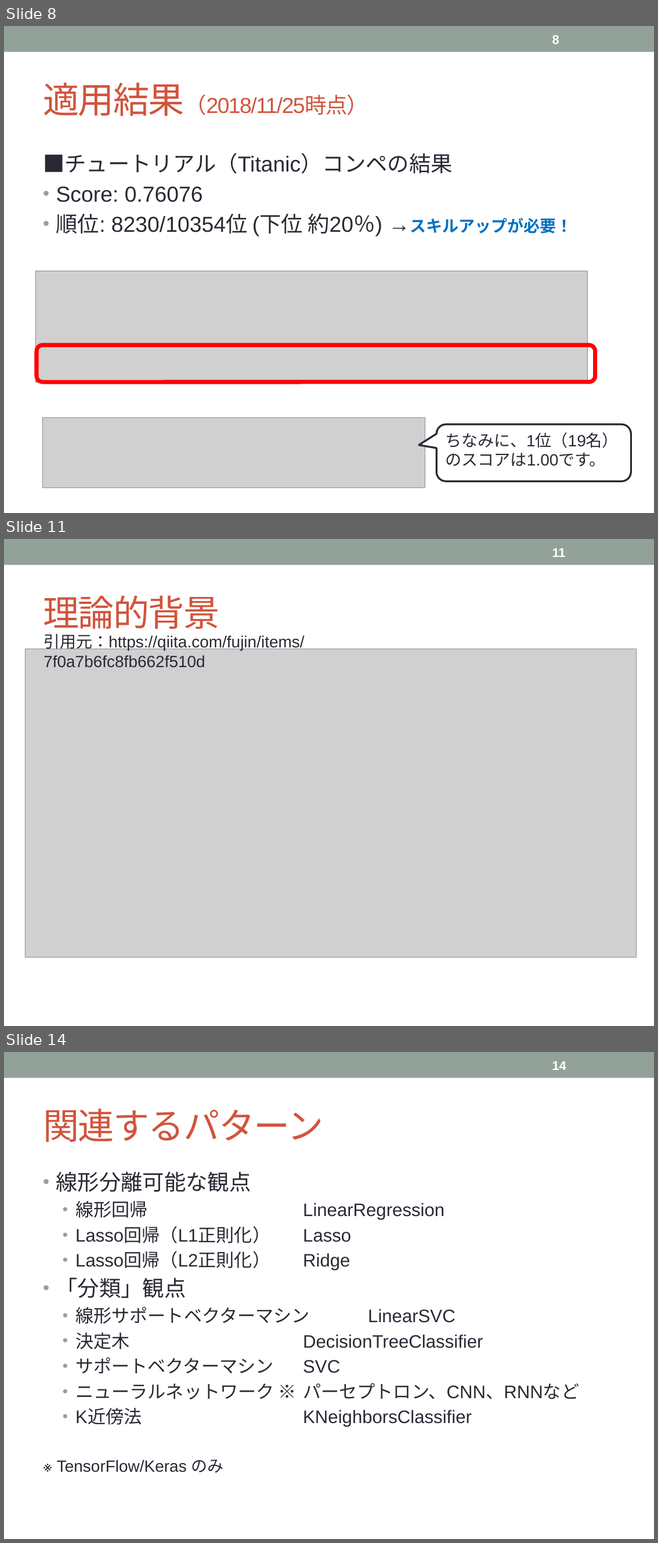
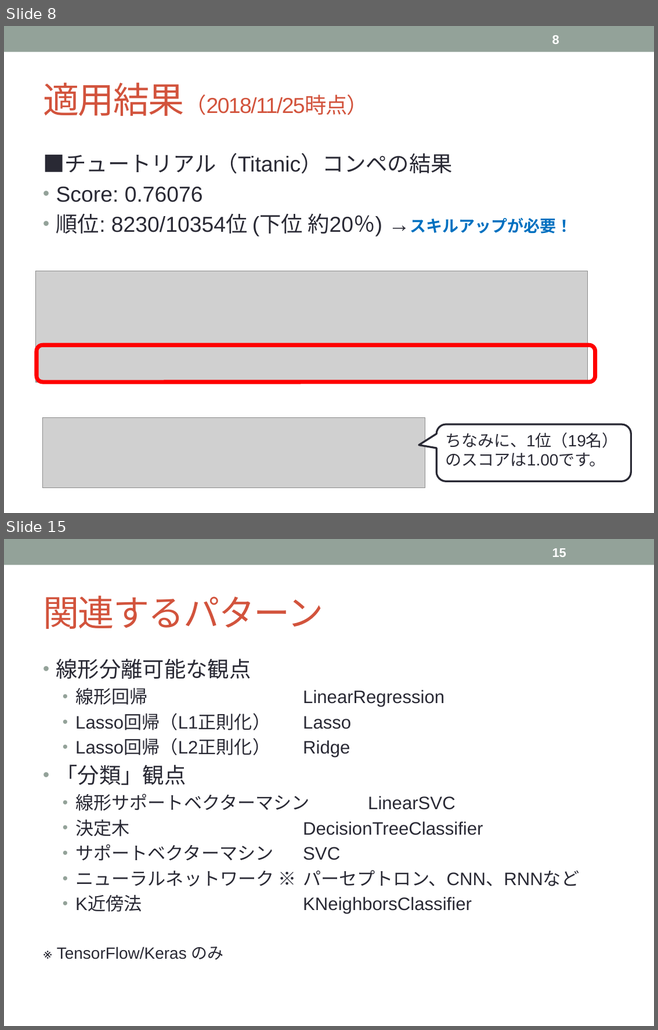
Before and after one commit to tsuchiyatoshio/team, a slide deck: oouchi/1.2_LogisticRegression/1.2_RogisticRegression.pptx. Shown one above the other, each under a label of ours: slides 8, 11 and 14 before the commit, slides 8 and 15 after it; the slides between them are not shown. The pictures are 658x1543 and 658x1030 pixels, drawn with LibreOffice and Linux fonts; fonts in the diff are those of the drawing; grey boxes stand for pictures. Boxes give left, top, right and bottom in pixels: in the first picture for what was removed or moved away, otherwise in the second. Text is boxed around its words. In the diff, an @@ line names an element or a change of style, - is before the commit and + after.

```diff
--- a/oouchi/1.2_LogisticRegression/1.2_RogisticRegression.pptx
+++ b/oouchi/1.2_LogisticRegression/1.2_RogisticRegression.pptx
@@ slide 11 removed at (4,539,654,1026), background #FFFFFF; not listed: 1 template element that a slide beside it also shows @@
@@ page number removed at (552,548,565,557) @@
-11
@@ title removed at (43,595,220,635) @@
-理論的背景
@@ text removed at (43,634,304,668) @@
-引用元：https://qiita.com/fujin/items/7f0a7b6fc8fb662f510d
@@ picture removed at (25,649,636,957) @@
@@ what was slide 14 is now slide 15 @@
@@ page number at (552,548,566,557): text changed @@
-14
+15
```
Also in this commit, not shown: 2 slides changed, 4 slides added, 2 other slides removed, 1 other file.
